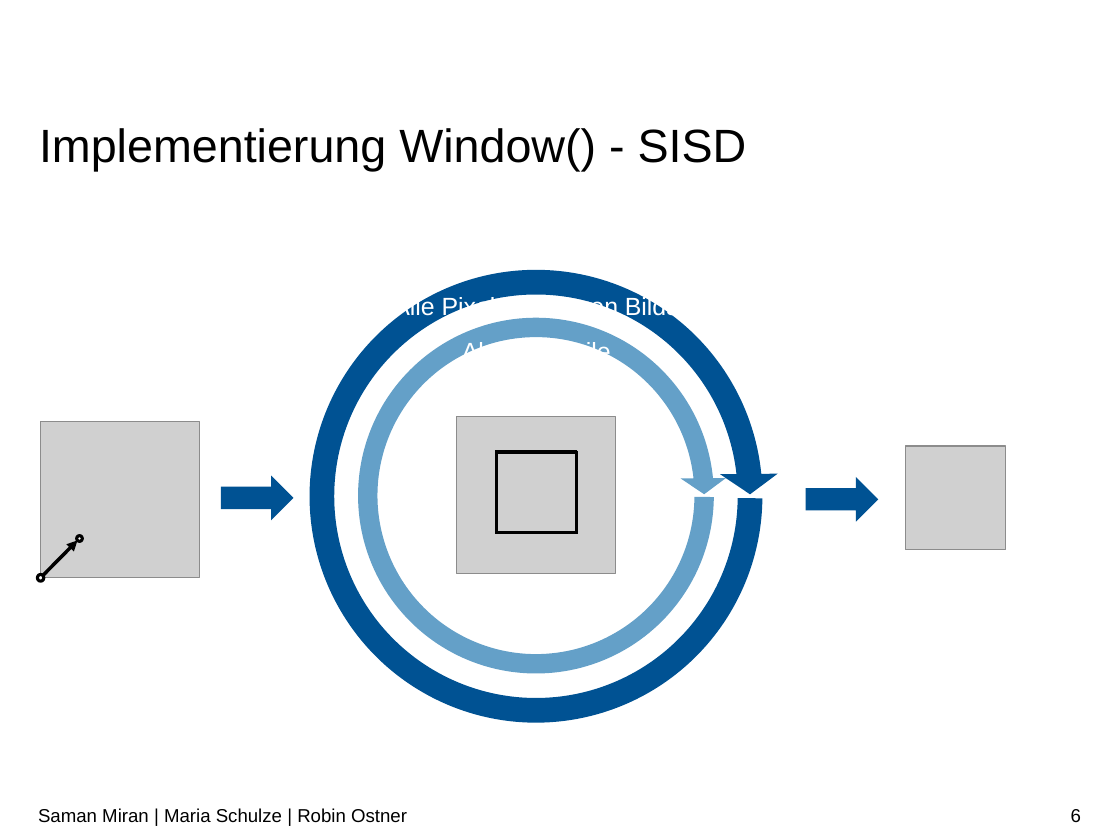
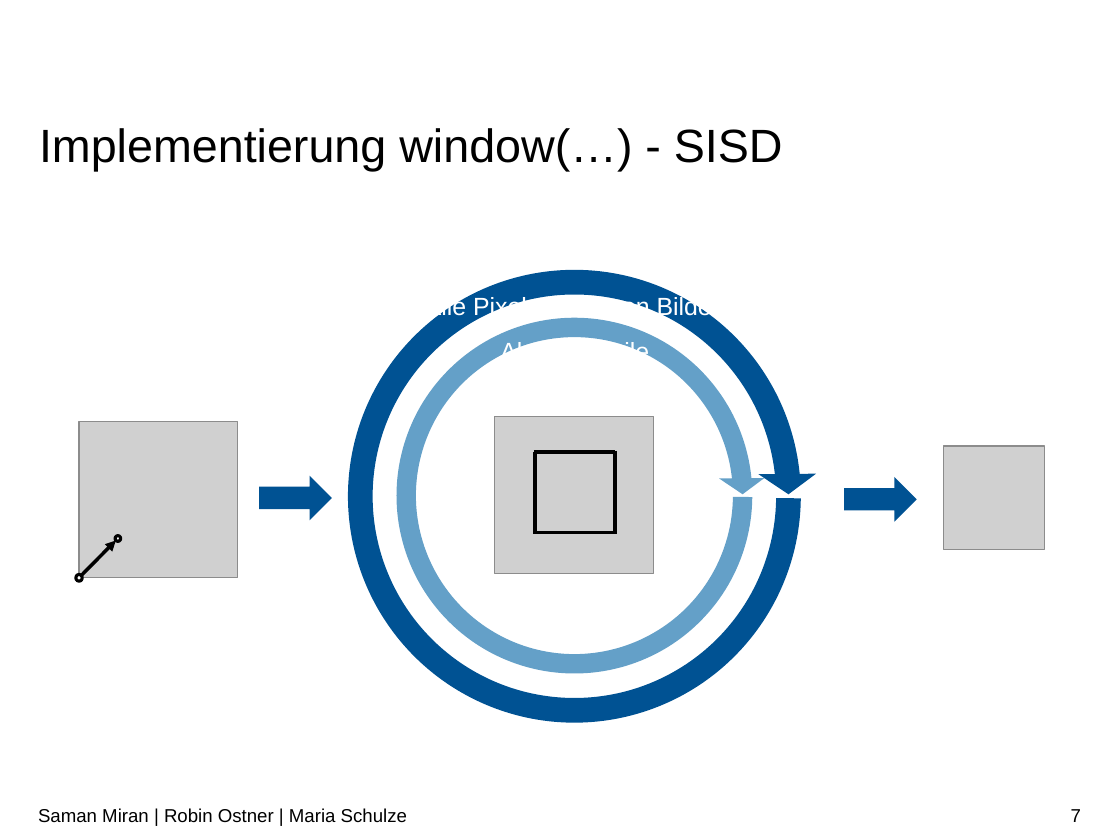
Before and after one commit to RobinOstner/bestASP, a slide deck: slide 7 of Praktikum ASP – Team 15.pptx (slide 6 before the commit). Drawn at 1120x840 pixels with LibreOffice and Linux fonts; fonts in the diff are those of the drawing; grey boxes stand for pictures; background and template pictures are left out. Boxes give left, top, right and bottom in pixels: in the first picture for what was removed or moved away, otherwise in the second. Text is boxed around its words. In the diff, an @@ line names an element or a change of style, - is before the commit and + after.

```diff
--- a/Praktikum ASP – Team 15.pptx
+++ b/Praktikum ASP – Team 15.pptx
@@ title at <box>39,128,783,171</box>: text changed @@
-Implementierung Window() - SISD
+Implementierung window(…) - SISD
@@ text at <box>425,295,725,321</box>: text changed @@
-Alle Pixel des neuen Bilds
+Alle Pixel des neuen Bildes
@@ 4 lines, 3 pictures, 2 circular arrows, 2 right arrows, 2 ellipses, 1 text, 1 arrow: place and size @@
-4 lines, 3 pictures, 2 circular arrows, 2 right arrows, 2 ellipses, 1 text, 1 arrow at <box>37,253,1006,739</box>
+4 lines, 3 pictures, 2 circular arrows, 2 right arrows, 2 ellipses, 1 text, 1 arrow at <box>76,253,1044,739</box>
@@ text at <box>38,808,407,823</box>: text changed @@
-Saman Miran | Maria Schulze | Robin Ostner
+Saman Miran | Robin Ostner | Maria Schulze
@@ page number at <box>1071,809,1081,822</box>: text changed @@
-6
+7
```
Also in this commit, not shown: 11 other slides changed, 2 slides added.
